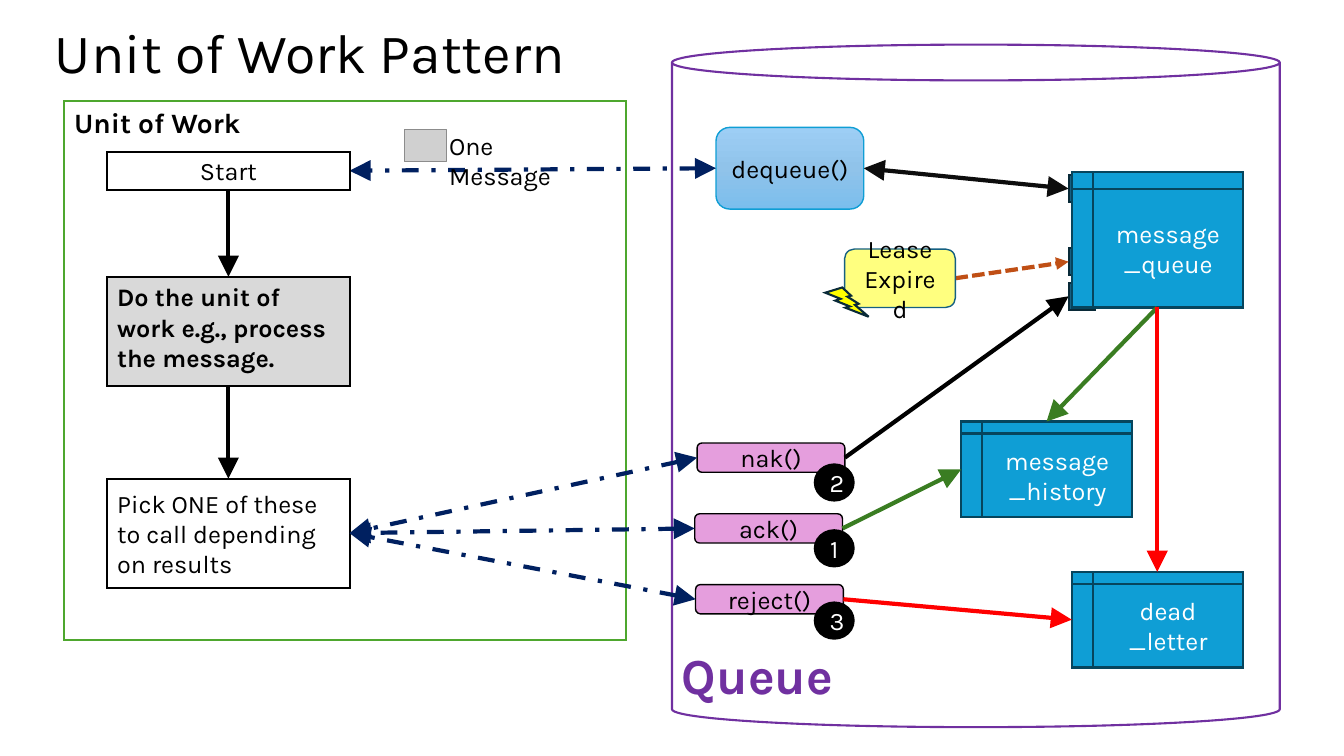
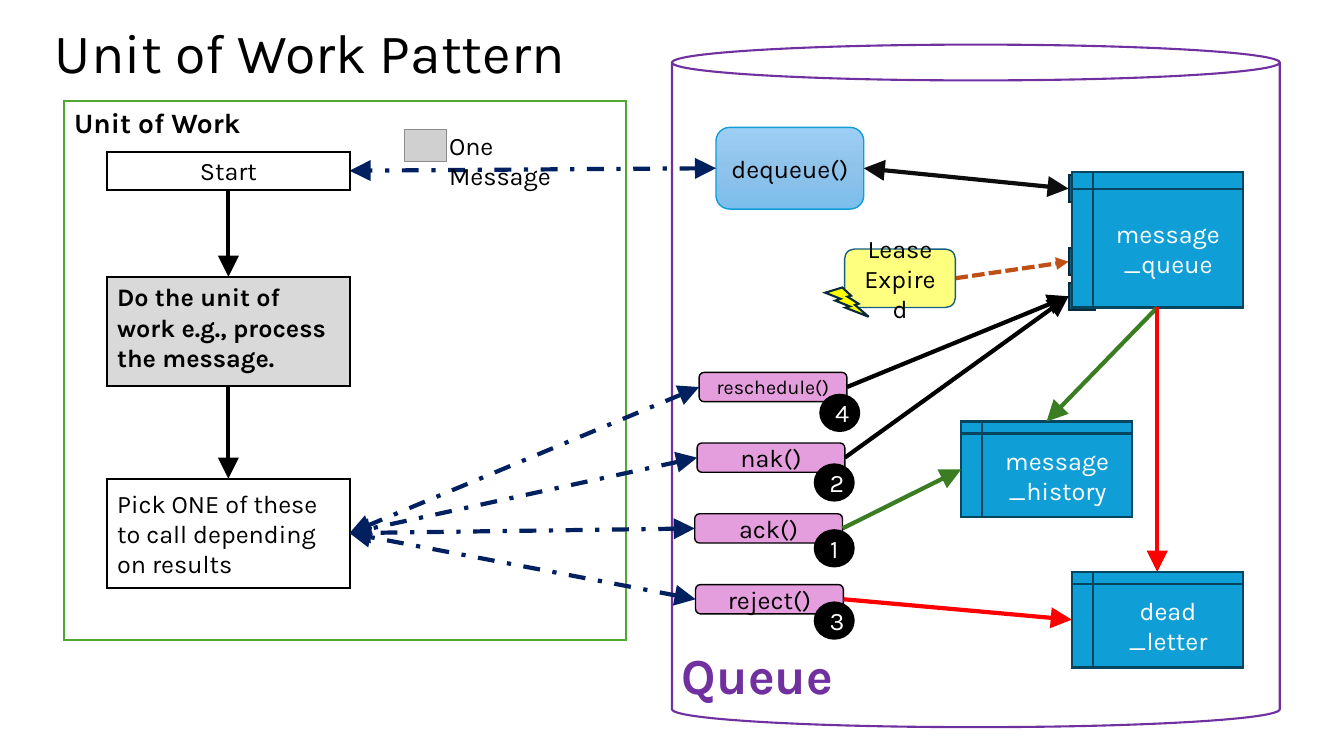
Before and after one commit to BlitzkriegSoftware/postgres-enterprise-queue, a slide deck: slide 2 of doc/MESSAGE_LIFECYCLE.pptx. Drawn at 1344x756 pixels with LibreOffice and Linux fonts; fonts in the diff are those of the drawing; grey boxes stand for pictures. Boxes give left, top, right and bottom in pixels: in the first picture for what was removed or moved away, otherwise in the second. Text is boxed around its words. In the diff, an @@ line names an element or a change of style, - is before the commit and + after.

```diff
--- a/doc/MESSAGE_LIFECYCLE.pptx
+++ b/doc/MESSAGE_LIFECYCLE.pptx
@@ arrow added from (847, 387) to (1069, 296), #000000 3 pt @@
@@ double arrow added from (700, 387) to (350, 533), #002060 3 pt dashed @@
@@ rounded rectangle added at (x1=700, y1=372, x2=848, y2=401), fill #E59EDD, outline #000000 1 pt, 14 pt, text #000000 @@
+reschedule()
@@ ellipse added at (x1=820, y1=394, x2=861, y2=433), fill #000000, 18 pt, text #FFFFFF @@
+4
```
Also in this commit, not shown: 2 other files.
